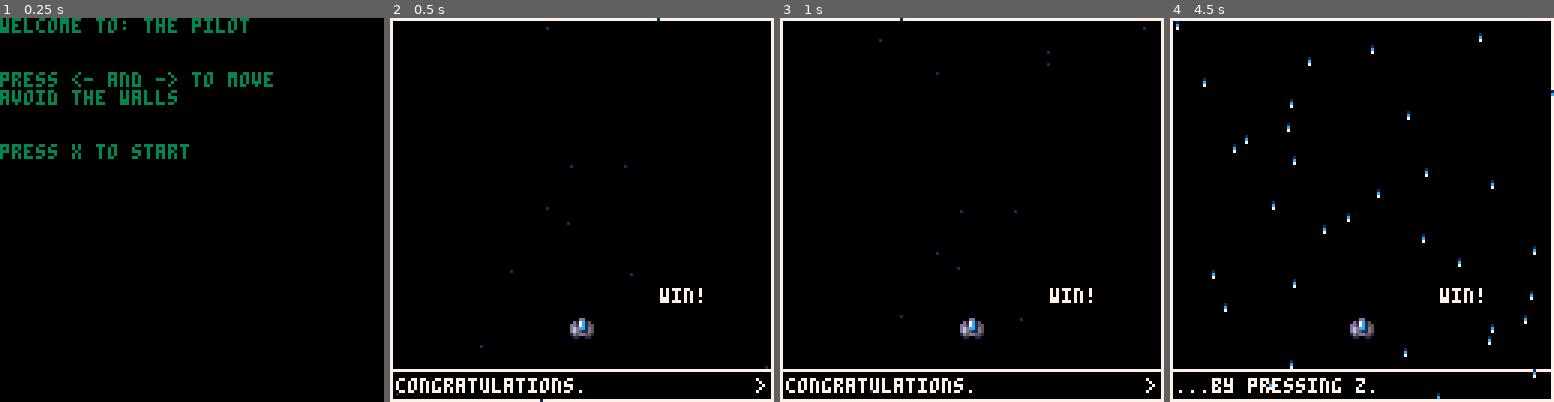
Above: before the commit, frames 1-4 (left to right).
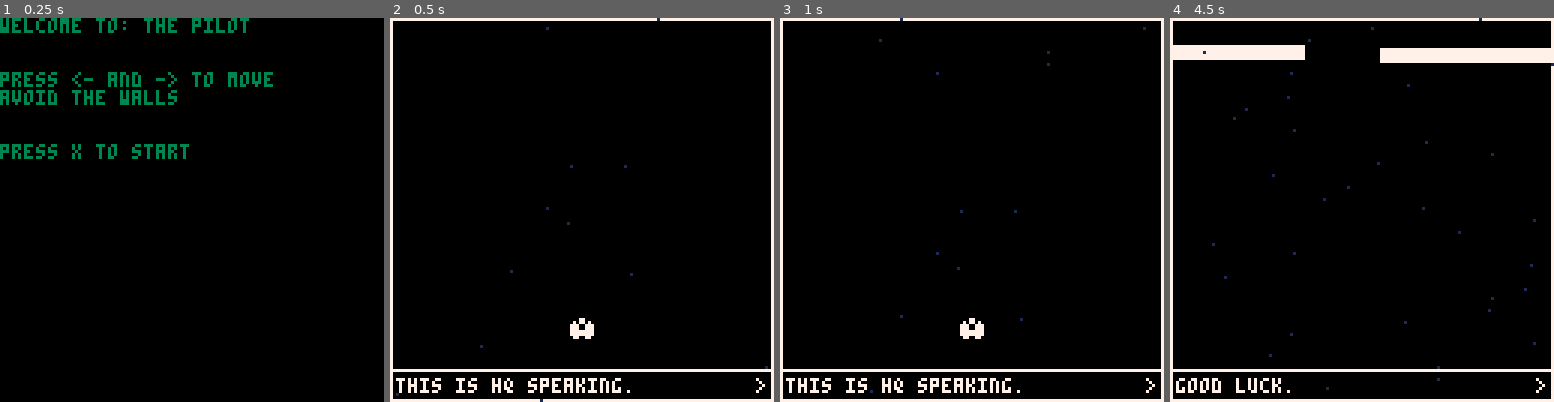
Above: after the commit, the same moments.

Repository: shen-sat/pilot
Game: PICO-8 cartridge pilot.p8
The game is run twice, just before and just after one commit, with the same random seed, the same clock (stepped at 60 frames per second) and the same inputs.
Inputs:
- Up to frame 1 (0.25 s): no input
- Up to frame 2 (0.5 s): tap X (X key) at 0.33 s
- Up to frame 3 (1 s): tap O (Z key) at 0.7 s
- Up to frame 4 (4.5 s): tap X (X key) at 1.07, 1.85, 2.97, 4.08 s; hold Right 1.6-2.1 s; tap O (Z key) every 0.4 s from 1.7 to 4.1 s; hold Right 2.47-3.03 s; hold Left 3.08-3.58 s; hold Right from 4.02 s (still down)

Frame 1 is identical in both runs. In frame 2, 1.4% of the frame differs, in the area x 1-82%, y 70-98%; in frame 3, 1.4%; in frame 4, 5.1%, in the area x 0-100%, y 0-100%.

Commit message:
Add flicker

Diff:
--- a/pilot.p8
+++ b/pilot.p8
@@ -99,6 +99,13 @@
  stars = {}
  initial_stars()
  generate_star_time = 0
+
+ switch_color = true
+ switch_time_start = 0
+ switch_time_end = 0
+ switch_time_on_lengths = { 0.05, 0.2, 0.05, 20 }
+ switch_time_off_lengths = { 1.5, 0.2, 0.2, 0 }
+ switch_time_lengths_index = 1
 end
 
 --game-update------------------------------------------------------------------------------------------
@@ -134,6 +142,9 @@
  check_player_lives()
 
  check_win()
+
+ if (wave > 3) and (difficulty > 4) then do_flicker = true end
+
 end
 
 --game-draw------------------------------------------------------------------------------------------
@@ -145,6 +156,7 @@
 
 function level_draw()
  cls()
+ rectfill(0,0,127,127,0) -- background
  rect(0,0,127,127,7) --border
  line(0,117,127,117,7) -- console border
 
@@ -161,6 +173,9 @@
  for star in all(stars) do
   pset(star.x, star.y, 1)
  end
+
+if do_flicker then start_flicker() end
+
 end
 
 --game-functions------------------------------------------------------------------------------------------
@@ -169,6 +184,24 @@
 --game-functions------------------------------------------------------------------------------------------
 --game-functions------------------------------------------------------------------------------------------
 --game-functions------------------------------------------------------------------------------------------
+function start_flicker()
+ pal()
+ if time() > switch_time_start then
+  pal(0,7)
+  pal(7,0)
+  spr(player.sprite,60,30)
+  if switch_color then
+   switch_color = false
+   switch_time_end = time() + switch_time_on_lengths[switch_time_lengths_index]
+  end
+  if time() > switch_time_end then
+   switch_color = true
+   switch_time_start = time() + switch_time_off_lengths[switch_time_lengths_index]
+   switch_time_lengths_index += 1
+  end
+ end
+end
+
 function generate_stars()
  if time() > generate_star_time then
   star = {
@@ -217,8 +250,6 @@
  for i=1,10 do
   point_x = flr(rnd(128))
   point_y = flr(rnd(128))
-  -- del(my_arr, point_x)
-  -- del(my_arr, point_y)
   star = {
    x = point_x,
    y = point_y
@@ -296,7 +327,7 @@
   y = 0,
   width = wall_one_width,
   height = 5,
-  col = 3,
+  col = 7,
   start = time() + barrier_time_pause
  }
  wall_two = {
@@ -304,7 +335,7 @@
   y = 1,
   width = wall_two_width,
   height = 5,
-  col = 3,
+  col = 7,
   start = time() + barrier_time_pause
  }
  add(walls, wall_one)
@@ -413,7 +444,7 @@
 end
 
 function check_win()
- if wave > 0 then
+ if wave > 4 then
   run_win()
  end
 end
@@ -443,7 +474,7 @@
 
  hq_win_show_dialogue = true
  hq_win_dialogue_index = 1
- -- hq_win_dialogue_start_time = 0
+
  blinking = true
 
  hyperjump = false
@@ -465,18 +496,13 @@
  move_stars()
 
  manage_hq_win_dialogue()
-
-
-
 end
 
 function win_draw()
+  pal()
   cls()
-  print('win!', 90, 90, 7)
+  print('end!', 90, 90, 7)
   rect(0,0,127,127,7) -- border
-
-
-
 
   if hyperjump then
    if time() > hyperjump_time + 4 then
@@ -512,33 +538,33 @@
   for star in all(stars) do
    if hyperjump then
     if time() > hyperjump_time + 4 then
-     pset(star.x, star.y - 15, 1)
-     pset(star.x, star.y - 14, 1)
-     pset(star.x, star.y - 13, 1)
-     pset(star.x, star.y - 12, 1)
-     pset(star.x, star.y - 11, 1)
-     pset(star.x, star.y - 10, 1)
-     pset(star.x, star.y - 9, 1)
-     pset(star.x, star.y - 8, 1)
-     pset(star.x, star.y - 7, 1)
-     pset(star.x, star.y - 6, 1)
-     pset(star.x, star.y - 5, 1)
-     pset(star.x, star.y - 4, 1)
-     pset(star.x, star.y - 3, 1)
-     pset(star.x, star.y - 2, 1)
+     pset(star.x, star.y - 15, 7)
+     pset(star.x, star.y - 14, 7)
+     pset(star.x, star.y - 13, 7)
+     pset(star.x, star.y - 12, 7)
+     pset(star.x, star.y - 11, 7)
+     pset(star.x, star.y - 10, 7)
+     pset(star.x, star.y - 9, 7)
+     pset(star.x, star.y - 8, 7)
+     pset(star.x, star.y - 7, 7)
+     pset(star.x, star.y - 6, 7)
+     pset(star.x, star.y - 5, 7)
+     pset(star.x, star.y - 4, 7)
+     pset(star.x, star.y - 3, 7)
+     pset(star.x, star.y - 2, 7)
      pset(star.x, star.y - 1, 12)
      pset(star.x, star.y, 7)
     elseif time() > hyperjump_time + 2 then
-     pset(star.x, star.y - 6, 1)
-     pset(star.x, star.y - 5, 1)
-     pset(star.x, star.y - 4, 1)
-     pset(star.x, star.y - 3, 1)
-     pset(star.x, star.y - 2, 1)
-     pset(star.x, star.y - 1, 12)
+     pset(star.x, star.y - 6, 7)
+     pset(star.x, star.y - 5, 7)
+     pset(star.x, star.y - 4, 7)
+     pset(star.x, star.y - 3, 7)
+     pset(star.x, star.y - 2, 7)
+     pset(star.x, star.y - 1, 7)
      pset(star.x, star.y, 7)
     else
-     pset(star.x, star.y - 2, 1)
-     pset(star.x, star.y - 1, 12)
+     pset(star.x, star.y - 2, 7)
+     pset(star.x, star.y - 1, 7)
      pset(star.x, star.y, 7)
     end
    else
@@ -610,13 +636,13 @@
  print('press z to go to menu')
 end
 __gfx__
-000dd000000000000b3000298028013009a002e1d101000b33000000029900013006100000000000000000000000000000000000000000000000000000000000
-0d17c150000dd000b300029a228e03b09aa02ef0160c00bbb0030002999a0013b00d6100001ddddd0dddddddddddddddddddd511001ddddd0ddddddddddddddd
-dd27c1550017c1d033bb0499088813b49190effd1d6c103bb00b30299aaa013bb000d6d601d7777d077777777777677777776d5001d777770777777777776777
-d6dcc1d50557c2dd0b1b041402021239a9a0f1e6d661c10330bb3099a9aa0333bd100d660d77666d0666666666666666666666501d7766660666666666666666
-d6d511d505dcc26d0b8b02492812013a90a02ef612dc0c010bbbb29aaa9913bb3ddd16d60d766ddd0dddddddddddddddddddddd01d766ddd0ddddddddddddddd
-1d5dd55105d5216d3b330000880831090000e1f6166cc000bb1b399aaaaa333bb16ddd210d76dd11011111313b3bbbbbbbbb3b301d76dd110111111111111111
-01100110015dd5d1b1000940820030049040e1e1d10cc1003b11b44009aa3213b66106220d76d1110000000000000000000000001db6d1110000000000000000
+00077000000000000b3000298028013009a002e1d101000b33000000029900013006100000000000000000000000000000000000000000000000000000000000
+07077070000dd000b300029a228e03b09aa02ef0160c00bbb0030002999a0013b00d6100001ddddd0dddddddddddddddddddd511001ddddd0ddddddddddddddd
+777007770017c1d033bb0499088813b49190effd1d6c103bb00b30299aaa013bb000d6d601d7777d077777777777677777776d5001d777770777777777776777
+777007770557c2dd0b1b041402021239a9a0f1e6d661c10330bb3099a9aa0333bd100d660d77666d0666666666666666666666501d7766660666666666666666
+7777777705dcc26d0b8b02492812013a90a02ef612dc0c010bbbb29aaa9913bb3ddd16d60d766ddd0dddddddddddddddddddddd01d766ddd0ddddddddddddddd
+7777777705d5216d3b330000880831090000e1f6166cc000bb1b399aaaaa333bb16ddd210d76dd11011111313b3bbbbbbbbb3b301d76dd110111111111111111
+07700770015dd5d1b1000940820030049040e1e1d10cc1003b11b44009aa3213b66106220d76d1110000000000000000000000001db6d1110000000000000000
 00000000001001103bb004202820130040002e201d0c100033b8b441809a128136600d660d76d1100000000000000000000000001d76d1100000000000000000
 1771707707c00aa0b30000290028013009a002e1d1000101033bb494114411221666d100000000000666d6d00666d6d00666d6d0001000000666d6d000000000
 9a79b0bb0cc007a0b300029a228e03b09aa02ef01600c003b0311249449913b33d66d0000076d110677111dd677111dd677111dd13b6d110677000dd0000dda0
Not shown, changed: TODO.txt
